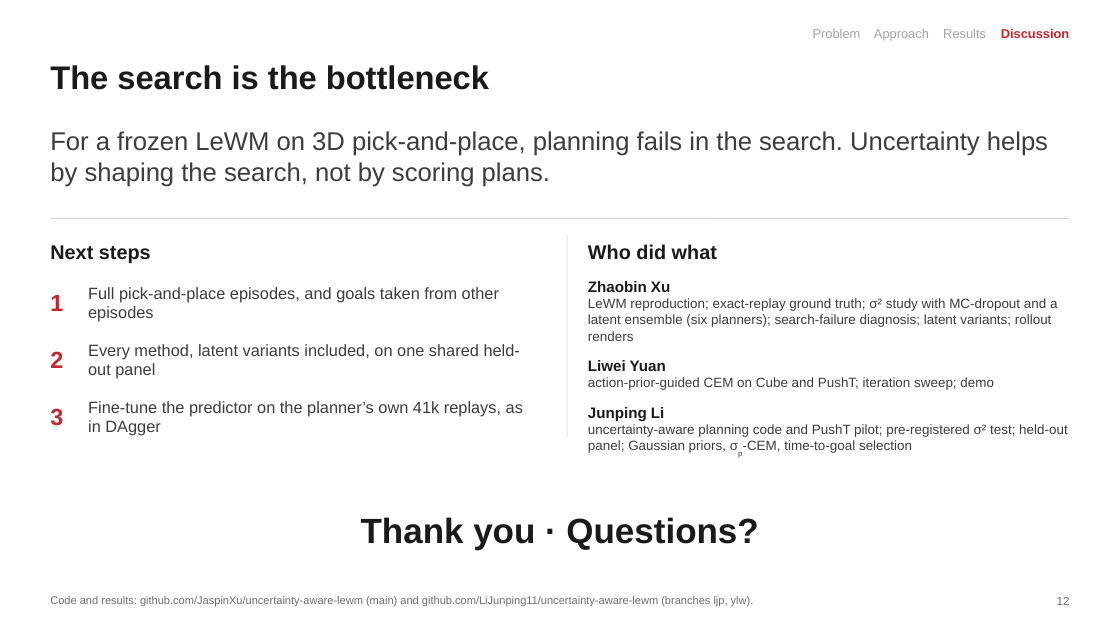
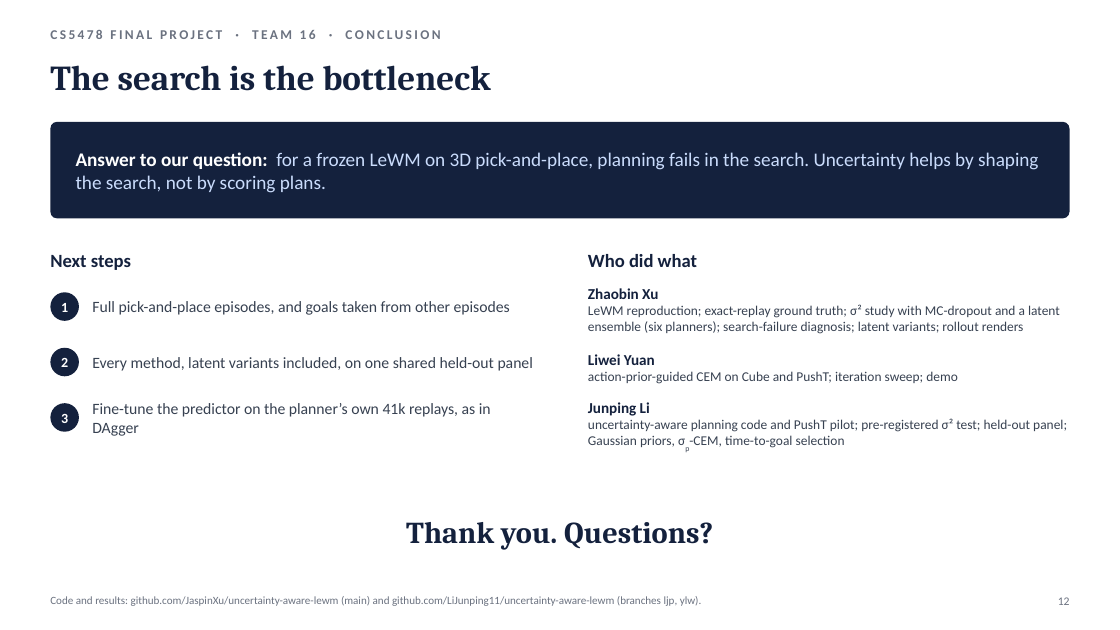
Before and after one commit to JaspinXu/uncertainty-aware-lewm, a slide deck: slide 12 of report/slides/CS5478_final_presentation.pptx. Drawn at 1120x630 pixels with LibreOffice and Linux fonts; fonts in the diff are those of the drawing. Boxes give left, top, right and bottom in pixels: in the first picture for what was removed or moved away, otherwise in the second. Text is boxed around its words. In the diff, an @@ line names an element or a change of style, - is before the commit and + after.

```diff
--- a/report/slides/CS5478_final_presentation.pptx
+++ b/report/slides/CS5478_final_presentation.pptx
@@ text "The search is the bottleneck" at (50,65,491,91): size 28 to 30 pt, font Arial to Cambria, text colour #1A1A1A to #14213D @@
@@ text at (50,30,440,39): text changed; size 11 to 11.5 pt; font Arial to Calibri; text colour #A3A3A3 to #6B7280; bold on @@
-Problem Approach Results Discussion
+CS5478 FINAL PROJECT · TEAM 16 · CONCLUSION
@@ rounded rectangle added at (50,122,1070,218), fill #14213D @@
@@ text at (76,152,1038,193): text changed; size 22 to 16.5 pt; font Arial to Calibri; text colour #3D3D3D to #CADCFC @@
-For a frozen LeWM on 3D pick-and-place, planning fails in the search. Uncertainty helps by shaping the search, not by scoring plans.
+Answer to our question: for a frozen LeWM on 3D pick-and-place, planning fails in the search. Uncertainty helps by shaping the search, not by scoring plans.
@@ line removed from (50, 218) to (1070, 218) @@
@@ line removed from (567, 235) to (567, 437) @@
@@ text "Next steps": place and size @@
-text "Next steps" at (50,245,151,263)
+text "Next steps" at (50,255,131,270)
@@ text "Next steps" at (50,255,131,270): size 17 to 16 pt, font Arial to Calibri, text colour #1A1A1A to #14213D @@
@@ text "Who did what": place and size @@
-text "Who did what" at (588,244,717,260)
+text "Who did what" at (588,254,697,267)
@@ text "Who did what" at (588,254,697,267): size 17 to 16 pt, font Arial to Calibri, text colour #1A1A1A to #14213D @@
@@ size 20 to 12 pt, font Arial to Calibri, text colour #C1272D to #FFFFFF; alignment left to centre; fill none to #14213D in 3 elements at (50,403,79,432), (50,348,79,376), (50,292,79,321) @@
@@ ellipse "1": place and size @@
-ellipse "1" at (50,295,63,311)
+ellipse "1" at (50,292,79,321)
@@ size 14 to 13.5 pt, font Arial to Calibri, text colour #3D3D3D to #374151 in 3 elements at (92,403,491,436), (92,357,533,371), (92,301,510,315) @@
@@ text "Zhaobin Xu": place and size @@
-text "Zhaobin Xu" at (588,281,1057,341)
+text "Zhaobin Xu" at (588,288,1060,334)
@@ text "Zhaobin Xu" at (588,288,1060,334): font Arial to Calibri, text colour #3D3D3D to #374151; text colour #1A1A1A to #14213D in "Zhaobin Xu" @@
@@ ellipse "2": place and size @@
-ellipse "2" at (50,351,63,368)
+ellipse "2" at (50,348,79,376)
@@ text "Liwei Yuan" at (588,354,958,384): font Arial to Calibri; text colour #1A1A1A to #14213D in "Liwei Yuan"; text colour #3D3D3D to #374151 in "action-prior-guided CEM on Cube and PushT; iteration ..." @@
@@ ellipse "3": place and size @@
-ellipse "3" at (50,408,63,426)
+ellipse "3" at (50,403,79,432)
@@ text "Junping Li" at (588,402,1067,448): font Arial to Calibri, text colour #3D3D3D to #374151; text colour #1A1A1A to #14213D in "Junping Li" @@
@@ text at (406,522,713,550): text changed; size 30 to 26 pt; font Arial to Cambria; text colour #1A1A1A to #14213D @@
-Thank you · Questions?
+Thank you. Questions?
@@ text "Code and results: github.com/JaspinXu/uncertainty-aware-lewm ..." at (50,596,702,606): font Arial to Calibri, text colour #6E6E6E to #6B7280 @@
@@ text "12" at (1058,597,1070,605): font Arial to Calibri, text colour #6E6E6E to #6B7280 @@
```
Also in this commit, not shown: 12 other slides changed, 1 other file.
